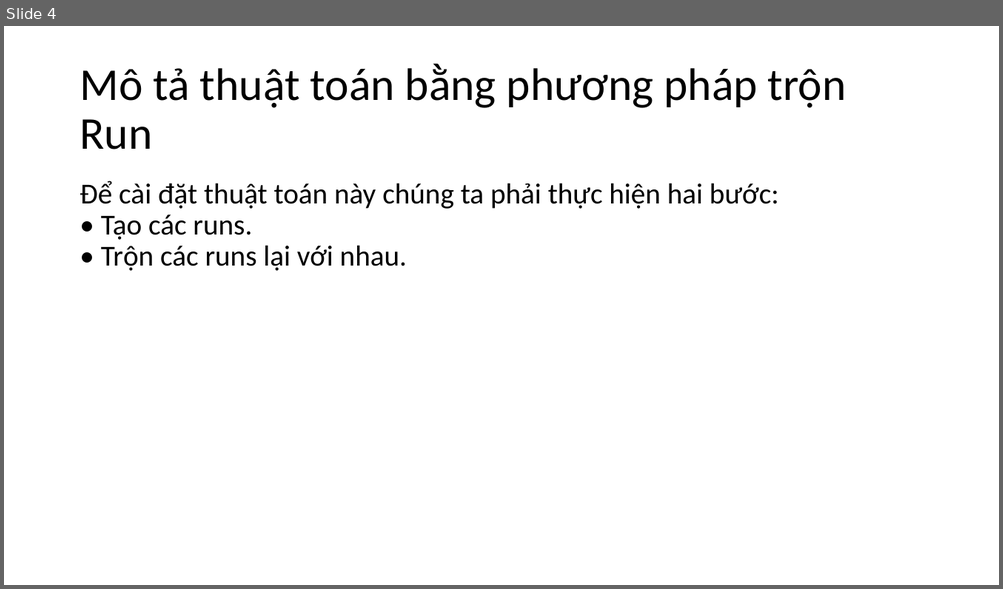
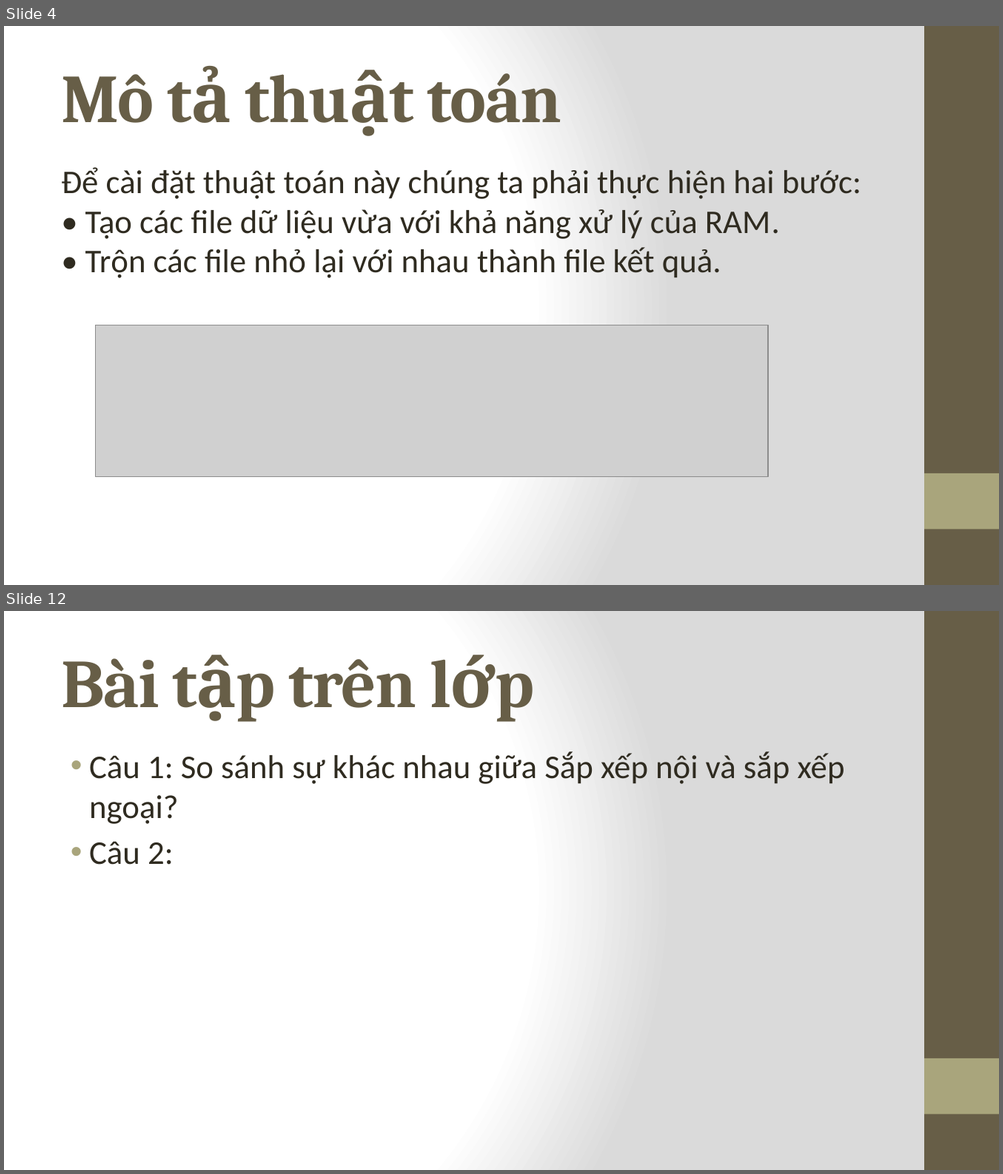
Before and after one commit to unicorn-vn/cs523-o11-team-12, a slide deck: slide/Sắp xếp ngoại (External Sort).pptx. Shown one above the other, each under a label of ours: slide 4 before the commit, slides 4 and 12 after it; the slides between them are not shown. The pictures are 1003x589 and 1003x1174 pixels, drawn with LibreOffice and Linux fonts; fonts in the diff are those of the drawing; grey boxes stand for pictures. Boxes give left, top, right and bottom in pixels: in the first picture for what was removed or moved away, otherwise in the second. Text is boxed around its words. In the diff, an @@ line names an element or a change of style, - is before the commit and + after.

```diff
--- a/slide/Sắp xếp ngoại (External Sort).pptx
+++ b/slide/Sắp xếp ngoại (External Sort).pptx
@@ slide 12 added at <box>4,611,999,1170</box>, background gradient #FFFFFF to #DADADA; not listed: 2 template elements that a slide beside it also shows @@
@@ title added at <box>61,658,416,708</box>, 66 pt, text #675E47, bold @@
+Bài tập trên lớp
@@ text added at <box>89,752,845,865</box>, 32 pt, text #2F2B20 @@
+• Câu 1: So sánh sự khác nhau giữa Sắp xếp nội và sắp xếp ngoại?
+• Câu 2:
@@ slide 4 changed as well @@
@@ background #FFFFFF to gradient #FFFFFF to #DADADA @@
@@ rectangle added at <box>924,26,999,585</box>, fill #675E47 @@
@@ title at <box>61,74,345,199</box>: text changed; size 44 to 66 pt; font Calibri to Cambria; text colour #000000 to #675E47; bold on @@
-Mô tả thuật toán bằng phương pháp trộn Run
+Mô tả thuật toán
@@ text at <box>61,167,861,278</box>: text changed; size 28 to 32 pt; text colour #000000 to #2F2B20 @@
-Để cài đặt thuật toán này chúng ta phải thực hiện hai bước:
-• Tạo các runs.
-• Trộn các runs lại với nhau.
+Để cài đặt thuật toán này chúng ta phải thực hiện hai bước:
+• Tạo các file dữ liệu vừa với khả năng xử lý của RAM.
+• Trộn các file nhỏ lại với nhau thành file kết quả.
@@ picture added at <box>96,325,768,477</box> @@
@@ rectangle added at <box>924,474,999,530</box>, fill #A9A57C @@
```
Also in this commit, not shown: 7 other slides changed, 3 other slides added, 2 slides removed.
